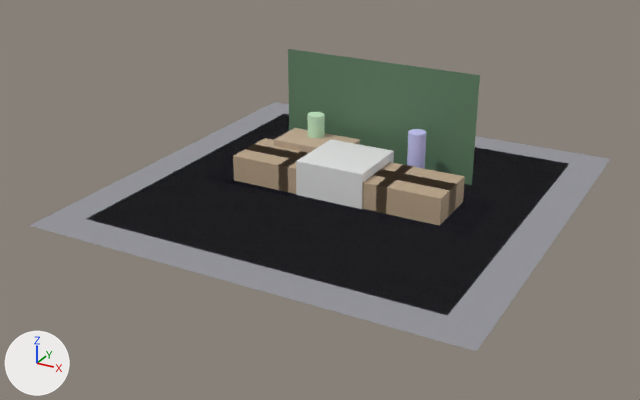
The Blender file dist/10_full_sample_game/blend/UPVN_Template.blend, before and after one commit.
One viewpoint serves both versions: a 50 mm camera at (10.43, -20.43, 9.72) aimed at (-0.37, -0.8, -0.1). Arrows for +X, +Y and +Z are at lower left; the lights stay in place. The first picture is the older version.

Before the edit, the objects in view are built like this:
```python
me_char_sylvie_placeholder_mesh = bpy.data.meshes.new('Char_Sylvie_placeholder_mesh')
me_char_sylvie_placeholder_mesh.from_pydata(...)  # a 24-sided cylinder along z spanning x -0.25..0.25, y -0.25..0.25, z -0.7..0.7
me_char_sylvie_placeholder_mesh.materials.append(mat_matchar_sylvie_placeholder)  # blue #c4c4f3
me_cube = bpy.data.meshes.new('Cube')
me_cube.from_pydata(...)  # a box spanning x -1.0..1.0, y -1.0..1.0, z -1.0..1.0
me_cube.materials.append(mat_material)  # white #e7e7e7
me_desk_04_mesh = bpy.data.meshes.new('Desk_04_mesh')
me_desk_04_mesh.from_pydata(...)  # a box spanning x -1.0..1.0, y -1.0..1.0, z -1.0..1.0
me_desk_04_mesh.materials.append(mat_matdesk)  # beige #baa489
ob_char_sylvie_placeholder = bpy.data.objects.new('Char_Sylvie_placeholder', me_char_sylvie_placeholder_mesh)
ob_char_sylvie_placeholder.location = (1.6, 1.2, 0.9)
ob_cube = bpy.data.objects.new('Cube', me_cube)
ob_cube.location = (0.0, 0.0, 0.0)
ob_desk_04 = bpy.data.objects.new('Desk_04', me_desk_04_mesh)
ob_desk_04.location = (-2.2, -0.4, 0.25)
ob_desk_04.scale = (0.9, 0.55, 0.5)
# also in view: 'BG_Plane' at (0.0, 0.0, 0.0); 'Dialogue_Box' at (0.0, 0.0, 0.0); 'Desk_08' at (-1.4, 0.9, 0.35); 'Floor_classroom' at (0.0, 0.0, 0.0); 'Blackboard' at (0.0, 2.0, 1.2)
```
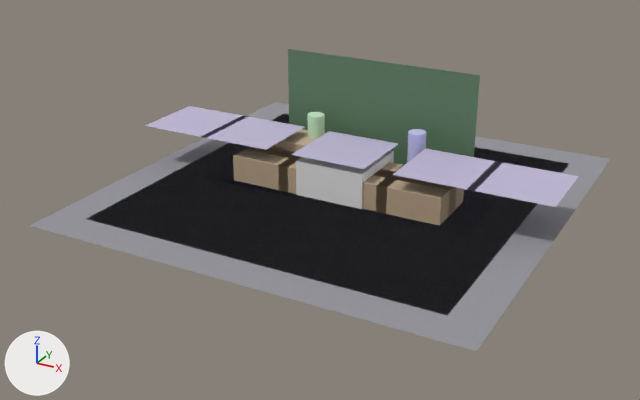
Patch to the scene script:
```diff
--- a/dist/10_full_sample_game/blend/UPVN_Template.blend.py
+++ b/dist/10_full_sample_game/blend/UPVN_Template.blend.py
@@ mat_masprite @@
+mat_masprite = principled_material('MASprite')
+mat_masprite.base_color = (0.55, 0.5, 0.7)  # pale blue #c4bcda
@@ me_sprite_far_right_mesh @@
+me_sprite_far_right_mesh.from_pydata([(-1.0, -1.0, 0.0), (1.0, -1.0, 0.0), (1.0, 1.0, 0.0), (-1.0, 1.0, 0.0)], [], [(0, 1, 2, 3)])
+me_sprite_far_right_mesh.materials.append(mat_masprite)  # pale blue #c4bcda
@@ me_sprite_right_mesh @@
+me_sprite_right_mesh.from_pydata([(-1.0, -1.0, 0.0), (1.0, -1.0, 0.0), (1.0, 1.0, 0.0), (-1.0, 1.0, 0.0)], [], [(0, 1, 2, 3)])
+me_sprite_right_mesh.materials.append(mat_masprite)  # pale blue #c4bcda
@@ me_sprite_center_mesh @@
+me_sprite_center_mesh.from_pydata([(-1.0, -1.0, 0.0), (1.0, -1.0, 0.0), (1.0, 1.0, 0.0), (-1.0, 1.0, 0.0)], [], [(0, 1, 2, 3)])
+me_sprite_center_mesh.materials.append(mat_masprite)  # pale blue #c4bcda
@@ me_sprite_left_mesh @@
+me_sprite_left_mesh.from_pydata([(-1.0, -1.0, 0.0), (1.0, -1.0, 0.0), (1.0, 1.0, 0.0), (-1.0, 1.0, 0.0)], [], [(0, 1, 2, 3)])
+me_sprite_left_mesh.materials.append(mat_masprite)  # pale blue #c4bcda
@@ me_sprite_far_left_mesh @@
+me_sprite_far_left_mesh.from_pydata([(-1.0, -1.0, 0.0), (1.0, -1.0, 0.0), (1.0, 1.0, 0.0), (-1.0, 1.0, 0.0)], [], [(0, 1, 2, 3)])
+me_sprite_far_left_mesh.materials.append(mat_masprite)  # pale blue #c4bcda
@@ ob_sprite_far_right @@
+ob_sprite_far_right = bpy.data.objects.new('Sprite_far_right', me_sprite_far_right_mesh)
+ob_sprite_far_right.location = (5.0, 0.0, 1.2)
+ob_sprite_far_right.scale = (1.1, 1.1, 1.0)
@@ ob_sprite_right @@
+ob_sprite_right = bpy.data.objects.new('Sprite_right', me_sprite_right_mesh)
+ob_sprite_right.location = (3.0, 0.0, 1.2)
+ob_sprite_right.scale = (1.1, 1.1, 1.0)
@@ ob_sprite_center @@
+ob_sprite_center = bpy.data.objects.new('Sprite_center', me_sprite_center_mesh)
+ob_sprite_center.location = (0.0, 0.0, 1.2)
+ob_sprite_center.scale = (1.1, 1.1, 1.0)
@@ ob_sprite_left @@
+ob_sprite_left = bpy.data.objects.new('Sprite_left', me_sprite_left_mesh)
+ob_sprite_left.location = (-3.0, 0.0, 1.2)
+ob_sprite_left.scale = (1.1, 1.1, 1.0)
@@ ob_sprite_far_left @@
+ob_sprite_far_left = bpy.data.objects.new('Sprite_far_left', me_sprite_far_left_mesh)
+ob_sprite_far_left.location = (-5.0, 0.0, 1.2)
+ob_sprite_far_left.scale = (1.1, 1.1, 1.0)
```

Location of each change, (x1, y1, x2, y2) in pixels of the pictures (640 x 400 px):
'Sprite_far_right', added (pale blue): after (468, 161, 579, 207)
'Sprite_right', added (pale blue): after (393, 148, 502, 191)
'Sprite_center', added (pale blue): after (291, 131, 398, 169)
'Sprite_left', added (pale blue): after (201, 116, 304, 150)
'Sprite_far_left', added (pale blue): after (145, 106, 243, 137)
